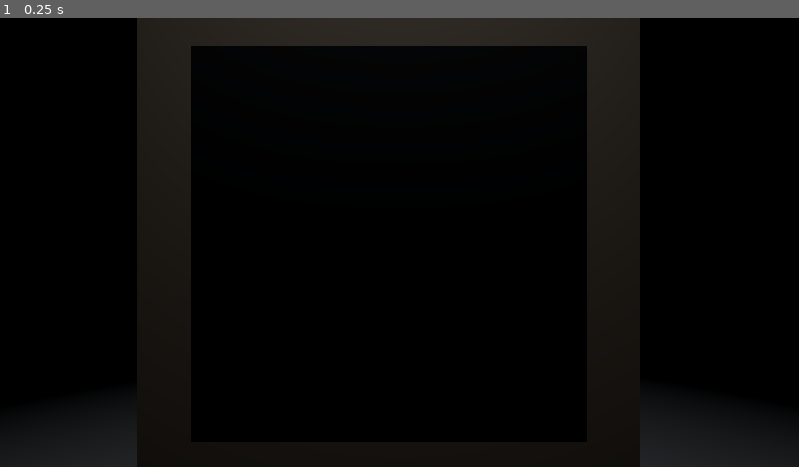
Above: before the commit, frame 1.
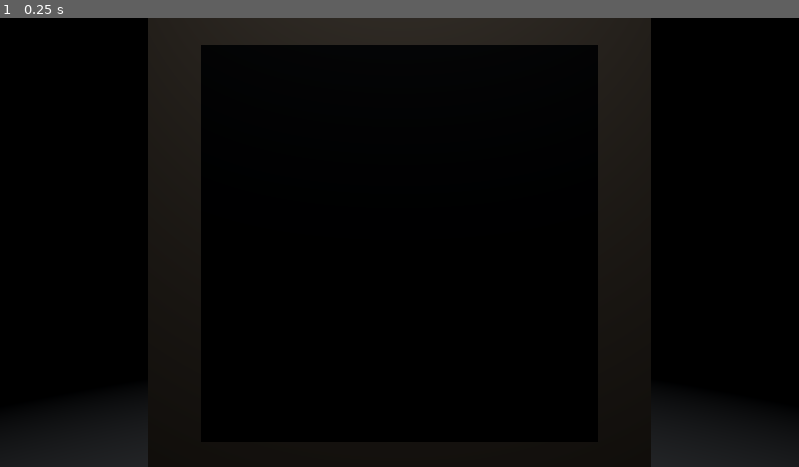
Above: after the commit, the same moment.

Repository: megajolt/Alchemist-Trade-Ltd.
Game: Godot game, scene res://maingame.tscn
The game is run twice, just before and just after one commit, with the same random seed, the same clock (stepped at 60 frames per second) and the same inputs.
Inputs:
- Up to frame 1 (0.25 s): no input

The runs differ from the first frame. In frame 1, 3.3% of the frame differs, in the area x 17-82%, y 0-100%.

Commit message:
Player Rotation On Button Click

Diff:
--- /dev/null
+++ b/Scripts/RotationScript.gd
@@ -0,0 +1,17 @@
+extends Camera3D
+
+
+# Called when the node enters the scene tree for the first time.
+func _ready():
+	pass # Replace with function body.
+
+func _input(event):
+	if(event.is_action_pressed("rotateLeft")):
+		rotate_y(-1.57)
+	if(event.is_action_pressed("rotateRight")):
+		rotate_y(1.57)
+	pass
+
+# Called every frame. 'delta' is the elapsed time since the previous frame.
+func _process(delta):
+	pass
--- a/maingame.tscn
+++ b/maingame.tscn
@@ -1,10 +1,11 @@
-[gd_scene load_steps=6 format=3 uid="uid://epfff3hv30c5"]
+[gd_scene load_steps=7 format=3 uid="uid://epfff3hv30c5"]
 
 [ext_resource type="BoxMesh" uid="uid://btkygyfsc0ftr" path="res://3DAssets/StationMonitor.tres" id="1_asoov"]
 [ext_resource type="Material" uid="uid://llbyixehepnt" path="res://Materials/ComputerBodyMat.tres" id="2_kvgqo"]
 [ext_resource type="PlaneMesh" uid="uid://cd2kbnl1spwo8" path="res://3DAssets/Desk.tres" id="2_srt65"]
 [ext_resource type="PlaneMesh" uid="uid://ds83btb76ktu8" path="res://3DAssets/Screen.tres" id="3_p5fwf"]
 [ext_resource type="Material" uid="uid://clg4cyrvmdafk" path="res://Materials/ScreenMat.tres" id="4_4mhtl"]
+[ext_resource type="Script" path="res://Scripts/RotationScript.gd" id="5_5g6tk"]
 
 [node name="Node3D" type="Node3D"]
 
@@ -15,13 +16,13 @@
 surface_material_override/0 = ExtResource("2_kvgqo")
 
 [node name="Screen" type="MeshInstance3D" parent="Ingredient Stocks"]
-transform = Transform3D(-4.37114e-08, -1, 0, 1, -4.37114e-08, 0, 0, 0, 1, -0.190638, 0.004559, 0.000715941)
+transform = Transform3D(-4.37114e-08, -1, 0, 1, -4.37114e-08, 0, 0, 0, 1, -0.191, 0, 0)
 mesh = ExtResource("3_p5fwf")
 skeleton = NodePath("../..")
 surface_material_override/0 = ExtResource("4_4mhtl")
 
 [node name="Ingredient Market" type="MeshInstance3D" parent="."]
-transform = Transform3D(1, 0, 0, 0, 1, 0, 0, 0, 1, -0.008, 0.19, -0.485)
+transform = Transform3D(1, 0, 0, 0, 1, 0, 0, 0, 1, 0, 0.19, -0.485)
 mesh = ExtResource("1_asoov")
 surface_material_override/0 = ExtResource("2_kvgqo")
 
@@ -35,7 +36,6 @@
 transform = Transform3D(1, 0, 0, 0, 1, 0, 0, 0, 1, -0.485, 0.19, 0)
 mesh = ExtResource("1_asoov")
 skeleton = NodePath("../Ingredient Market")
-surface_material_override/0 = ExtResource("2_kvgqo")
 
 [node name="Screen" type="MeshInstance3D" parent="Recipe Lookup"]
 transform = Transform3D(-4.37114e-08, 1, 0, -1, -4.37114e-08, 0, 0, 0, 1, 0.191, 0, 0)
@@ -56,8 +56,9 @@
 surface_material_override/0 = ExtResource("4_4mhtl")
 
 [node name="Camera3D" type="Camera3D" parent="."]
-transform = Transform3D(1, 0, 0, 0, 1, 0, 0, 0, 1, 0, 0.191, 0)
+transform = Transform3D(1.19249e-08, 0, -1, 0, 1, 0, 1, 0, 1.19249e-08, 0, 0.191, 0)
 fov = 60.0
+script = ExtResource("5_5g6tk")
 
 [node name="SpotLight3D" type="SpotLight3D" parent="."]
 transform = Transform3D(1, 0, 0, 0, -4.37114e-08, 1, 0, -1, -4.37114e-08, 0, 1.25583, 0)
--- a/project.godot
+++ b/project.godot
@@ -15,6 +15,19 @@
 config/features=PackedStringArray("4.2", "GL Compatibility")
 config/icon="res://icon.svg"
 
+[input]
+
+rotateLeft={
+"deadzone": 0.5,
+"events": [Object(InputEventKey,"resource_local_to_scene":false,"resource_name":"","device":0,"window_id":0,"alt_pressed":false,"shift_pressed":false,"ctrl_pressed":false,"meta_pressed":false,"pressed":false,"keycode":0,"physical_keycode":4194319,"key_label":0,"unicode":0,"echo":false,"script":null)
+]
+}
+rotateRight={
+"deadzone": 0.5,
+"events": [Object(InputEventKey,"resource_local_to_scene":false,"resource_name":"","device":0,"window_id":0,"alt_pressed":false,"shift_pressed":false,"ctrl_pressed":false,"meta_pressed":false,"pressed":false,"keycode":0,"physical_keycode":4194321,"key_label":0,"unicode":0,"echo":false,"script":null)
+]
+}
+
 [rendering]
 
 renderer/rendering_method="gl_compatibility"
